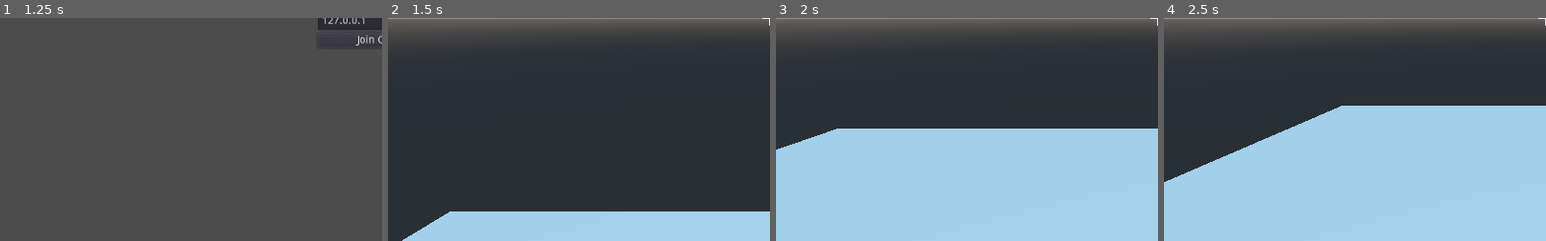
Above: before the commit, frames 1-4 (left to right).
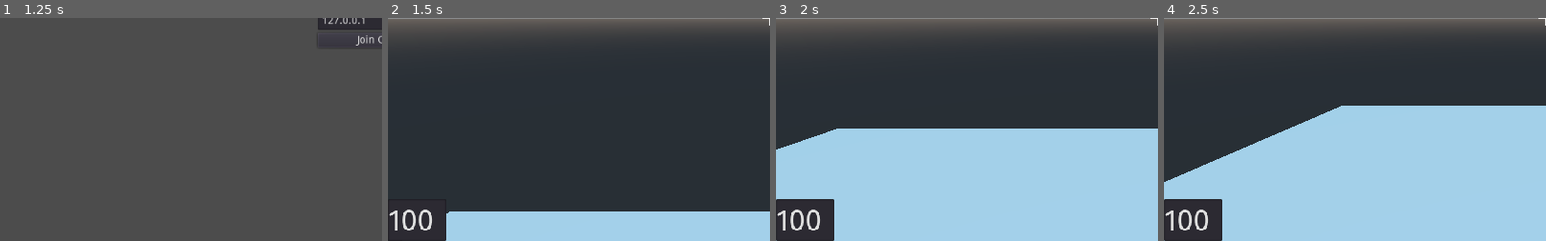
Above: after the commit, the same moments.

Repository: Linko-3D/Godot-Simple-Multiplayer-FPS
Game: Godot game, scene res://scenes/Lobby.tscn
Same seed, same stepped clock (60 frames per second), same inputs: the game is played once before the commit and once after it.
Inputs (mouse positions are % of the whole screen's width and height, from its top left):
- Up to frame 1 (1.25 s): tap Enter (ui_accept) at 0.5, 0.77 s; move the mouse to (72, 45) at 0.52 s; hold D (right) from 0.53 s (still down); click (72, 45) at 0.6 s
- Up to frame 2 (1.5 s): release D (right) at 1.25 s; click "Host Game" at 1.25 s
- Up to frame 3 (2 s): no input
- Up to frame 4 (2.5 s): move the mouse to (30, 55) at 2.02 s; hold S (backward) from 2.03 s (still down); click (30, 55) at 2.1 s; tap Enter (ui_accept) at 2.27 s
The pictures show only the part of the screen within x 0-50%, y 50-100%; the shares and areas given below are measured in that part.

Frame 1 is identical in both runs. In frame 2, 1.1% of the frame differs, in the area x 0-16%, y 85-100%; in frame 3, 2.9%, in the area x 0-16%, y 81-100%; in frame 4, 2.9%.

Commit message:
health and respawn

Diff:
--- a/project.godot
+++ b/project.godot
@@ -22,6 +22,10 @@
 [autoload]
 
 Network="*res://scripts/Network.gd"
+
+[display]
+
+window/size/resizable=false
 
 [input]
 
--- a/scenes/Player.tscn
+++ b/scenes/Player.tscn
@@ -1,8 +1,8 @@
-[gd_scene load_steps=6 format=2]
+[gd_scene load_steps=9 format=2]
 
 [ext_resource path="res://scripts/Player.gd" type="Script" id=1]
 [ext_resource path="res://other/crosshair.png" type="Texture" id=2]
-
+[ext_resource path="res://other/FiraSans-Regular.ttf" type="DynamicFontData" id=3]
 
 [sub_resource type="CapsuleShape" id=1]
 radius = 0.5
@@ -16,6 +16,13 @@
 top_radius = 0.1
 bottom_radius = 0.2
 height = 0.5
+
+[sub_resource type="DynamicFont" id=4]
+size = 40
+font_data = ExtResource( 3 )
+
+[sub_resource type="Theme" id=5]
+default_font = SubResource( 4 )
 
 [node name="Player" type="KinematicBody"]
 script = ExtResource( 1 )
@@ -36,10 +43,14 @@
 mesh = SubResource( 3 )
 material/0 = null
 
+[node name="RayCast" type="RayCast" parent="Camera"]
+cast_to = Vector3( 0, 0, -100 )
+
 [node name="HUD" type="Control" parent="."]
 visible = false
 anchor_right = 1.0
 anchor_bottom = 1.0
+theme = SubResource( 5 )
 __meta__ = {
 "_edit_use_anchors_": false
 }
@@ -49,3 +60,10 @@
 anchor_bottom = 1.0
 texture = ExtResource( 2 )
 stretch_mode = 4
+
+[node name="Health" type="TextEdit" parent="HUD"]
+anchor_top = 1.0
+anchor_bottom = 1.0
+margin_top = -56.0
+margin_right = 78.0
+text = "100"
--- a/scripts/Player.gd
+++ b/scripts/Player.gd
@@ -3,6 +3,8 @@
 var movement = Vector3()
 var speed = 10
 var jump_force = 6.5
+
+var health = 100
 
 puppet var puppet_transform = null
 puppet var puppet_camera_rotation = null
@@ -12,9 +14,18 @@
 		$Camera.current = true
 		$Camera/HeadOrientation.visible = false
 		$HUD.visible = true
+		$Camera/RayCast.enabled = true
+		$Camera/RayCast.add_exception(self)
 
 func _physics_process(delta):
 	if is_network_master():
+
+		$HUD/Health.text = str(health)
+
+		if health <= 0:
+			rpc("respawn")
+
+
 		var direction_2D = Vector2()
 		direction_2D.y = Input.get_action_strength("backward") - Input.get_action_strength("forward")
 		direction_2D.x = Input.get_action_strength("right") - Input.get_action_strength("left")
@@ -52,5 +63,18 @@
 	if Input.is_action_just_pressed("shoot"):
 		Input.set_mouse_mode(Input.MOUSE_MODE_CAPTURED)
 
+		if $Camera/RayCast.is_colliding():
+			var target = $Camera/RayCast.get_collider()
+
+			if target.has_method("damaged"):
+				target.rpc("damaged")
+
 	if Input.is_action_just_pressed("ui_cancel"):
 		Input.set_mouse_mode(Input.MOUSE_MODE_VISIBLE)
+
+remotesync func respawn():
+	health = 100
+	global_transform = get_tree().get_root().find_node("Spawn", true, false). global_transform
+
+remotesync func damaged():
+	health -= 25
